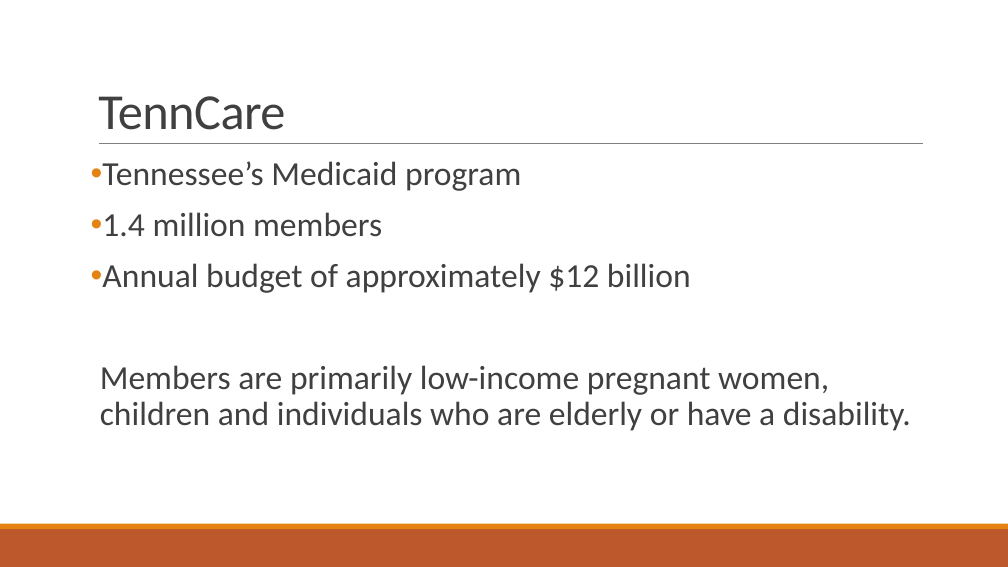
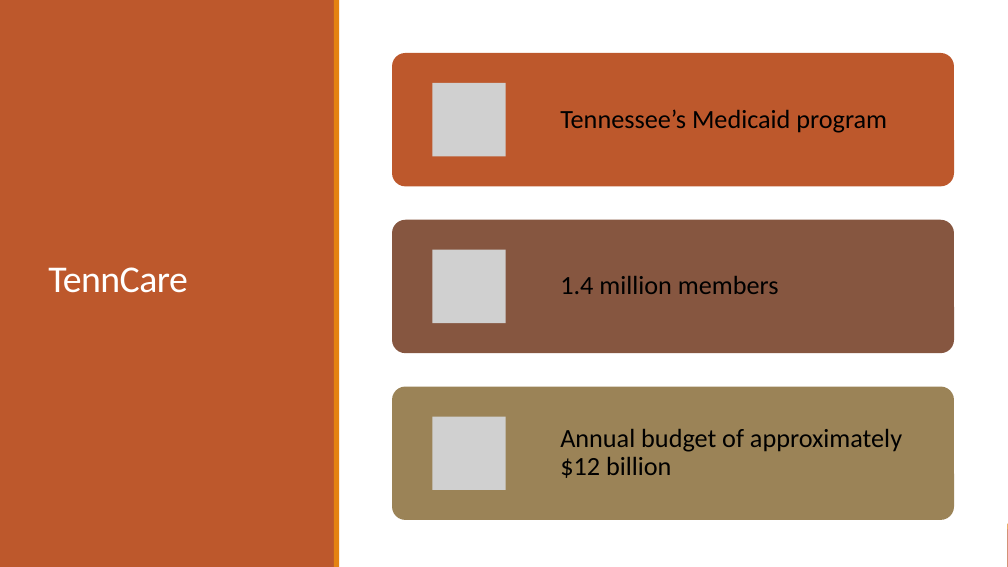
Before and after one commit to bryanclanton/TennCare-Enrollment-Analysis, a slide deck: slide 3 of Impacts to TennCare.pptx. Drawn at 1008x567 pixels with LibreOffice and Linux fonts; fonts in the diff are those of the drawing; grey boxes stand for pictures. Boxes give left, top, right and bottom in pixels: in the first picture for what was removed or moved away, otherwise in the second. Text is boxed around its words. In the diff, an @@ line names an element or a change of style, - is before the commit and + after.

```diff
--- a/Impacts to TennCare.pptx
+++ b/Impacts to TennCare.pptx
@@ rectangle added at [0, 0, 1008, 567], fill #FFFFFF @@
@@ rectangle added at [0, 0, 335, 567], fill #BD582C @@
@@ rectangle added at [334, 0, 340, 567], fill #E48312 @@
@@ title "TennCare": place and size @@
-title "TennCare" at [98, 96, 285, 130]
+title "TennCare" at [48, 267, 188, 293]
@@ title "TennCare" at [48, 267, 188, 293]: size 48 to 36 pt, text colour #404040 to #FFFFFF; vertical alignment bottom to middle @@
@@ line removed from (99, 144) to (923, 144) @@
@@ text removed at [100, 161, 911, 431] @@
-• Tennessee’s Medicaid program
-• 1.4 million members
-• Annual budget of approximately $12 billion
-Members are primarily low-income pregnant women, children and individuals who are elderly or have a disability.
@@ group added at [392, 53, 954, 520]: 3 rounded rectangles, 3 pictures, 3 texts @@
+Tennessee’s Medicaid program
+1.4 million members
+Annual budget of approximately $12 billion
```
Also in this commit, not shown: 11 other slides changed, 3 slides added, 1 slide removed, 1 other file.
